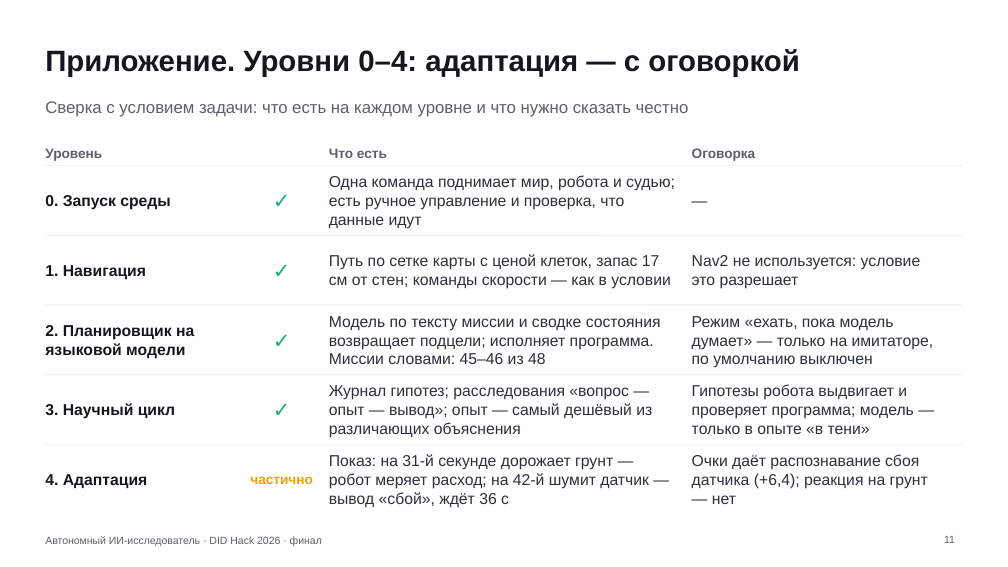
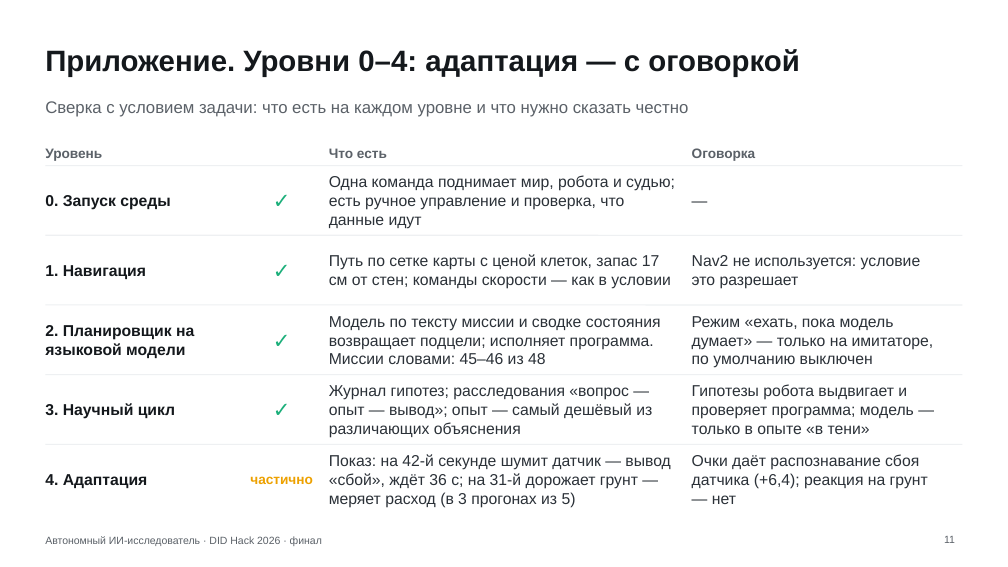
Before and after one commit to Mput13/did-hack, a slide deck: slide 11 of presentation/final.pptx. Drawn at 1008x567 pixels with LibreOffice and Linux fonts; fonts in the diff are those of the drawing. Boxes give left, top, right and bottom in pixels: in the first picture for what was removed or moved away, otherwise in the second. Text is boxed around its words. In the diff, an @@ line names an element or a change of style, - is before the commit and + after.

```diff
--- a/presentation/final.pptx
+++ b/presentation/final.pptx
@@ text at (x1=329, y1=454, x2=670, y2=508): text changed @@
-Показ: на 31-й секунде дорожает грунт — робот меряет расход; на 42-й шумит датчик — вывод «сбой», ждёт 36 с
+Показ: на 42-й секунде шумит датчик — вывод «сбой», ждёт 36 с; на 31-й дорожает грунт — меряет расход (в 3 прогонах из 5)
```
Also in this commit, not shown: 5 other files.
